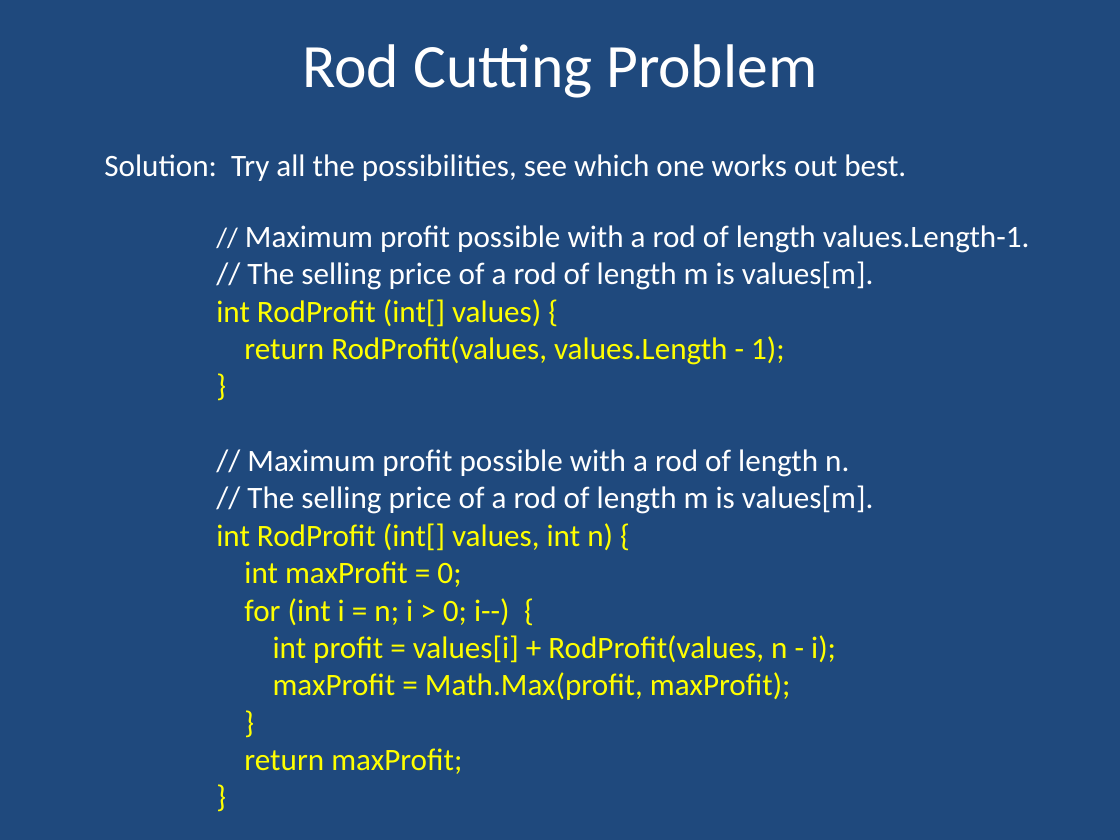
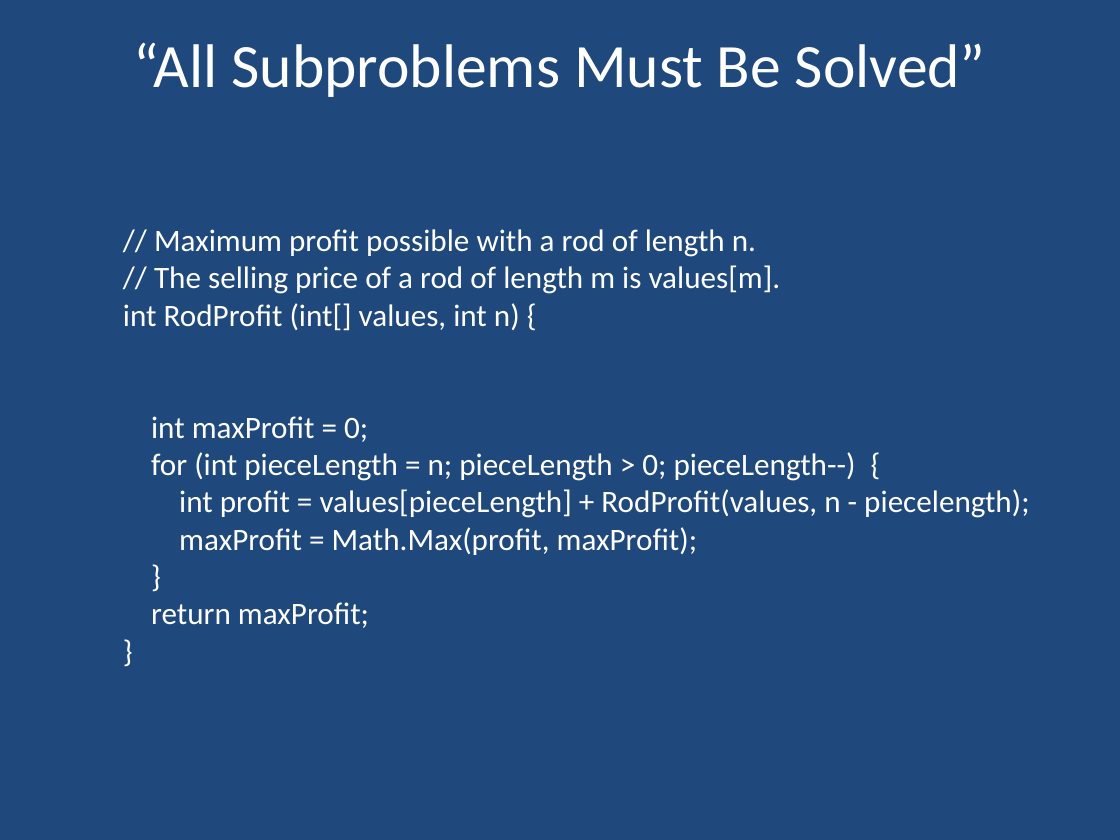
Before and after one commit to dustycodes/Algorithms-UofU, a slide deck: slide 9 of lectures/CS 4150 Dynamic Programming.pptx (slide 2 before the commit). Drawn at 1120x840 pixels with LibreOffice and Linux fonts; fonts in the diff are those of the drawing. Boxes give left, top, right and bottom in pixels: in the first picture for what was removed or moved away, otherwise in the second. Text is boxed around its words. In the diff, an @@ line names an element or a change of style, - is before the commit and + after.

```diff
--- a/lectures/CS 4150 Dynamic Programming.pptx
+++ b/lectures/CS 4150 Dynamic Programming.pptx
@@ title at [133,42,986,97]: text changed @@
-Rod Cutting Problem
+“All Subproblems Must Be Solved”
@@ text "// Maximum profit possible with ...": place and size @@
-text "// Maximum profit possible with ..." at [104,154,1030,774]
+text "// Maximum profit possible with ..." at [123,229,1029,628]
@@ text at [104,154,1030,365]: paragraphs removed @@
-Solution: Try all the possibilities, see which one works out best.
-    // Maximum profit possible with a rod of length values.Length-1.
-    // The selling price of a rod of length m is values[m].
-    int RodProfit (int[] values) {
-    return RodProfit(values, values.Length - 1);
-    }
@@ text at [123,303,698,628]: text colour #FFFF00 to #FFFFFF in "int RodProfit (int[] values, int n) {", "int maxProfit = 0;", "maxProfit = Math.Max(profit, maxProfit);", "}" and 2 more places @@
@@ text at [151,452,1029,518]: text changed; text colour #FFFF00 to #FFFFFF @@
-    for (int i = n; i > 0; i--) {
-    int profit = values[i] + RodProfit(values, n - i);
+    for (int pieceLength = n; pieceLength > 0; pieceLength--) {
+    int profit = values[pieceLength] + RodProfit(values, n - piecelength);
```
Also in this commit, not shown: 2 other slides changed, 12 slides added, 18 slides removed, 12 other files.
